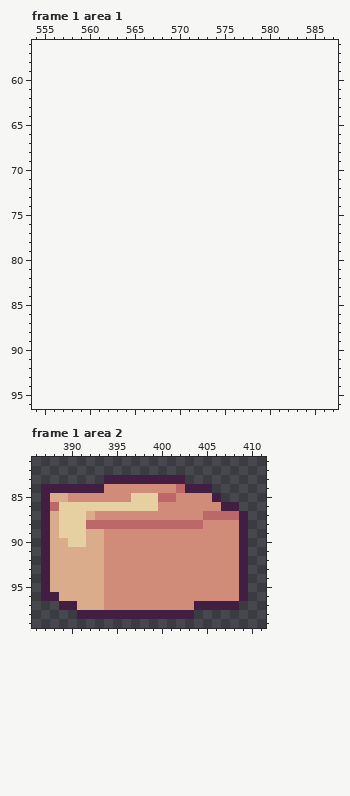
Pixel-art file -- assets/gfx/assets main file.ase. That is the earlier state.
521x100 pixels, 6 frames. Colours within 5 levels of each other are drawn and written as one. Shown: frame 1 area 1: x 554..587, y 56..96; frame 1 area 2: x 386..411, y 81..99. The old version is drawn lined up with the new one, on the new canvas. The commit also changed other frames or places, which this record leaves out.
The same view after the edit:
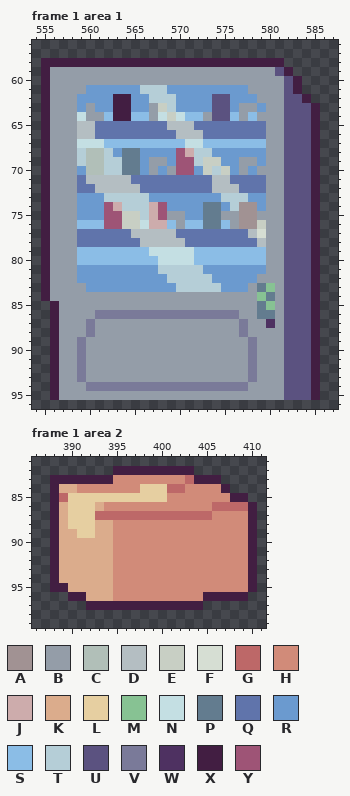
Palette (. is transparent): A #a19293  B #949da8  C #b1bfb8  D #b4bec2  E #c8cfc4  F #d6ded3  G #bd6868  H #d18b79  J #cdacac  K #dbac8c  L #e6cfa1  M #87c293  N #c4dfe3  P #637c8f  Q #6074ab  R #6b9acf  S #8bbde6  T #b5ced7  U #5b5280  V #7a7a99  W #4e3161  X #421e42  Y #9e5476
From old to new:
canvas 521x100 -> 597x100
Changed rows in their new state; - is an unchanged pixel.
Frame 1 area 1:
first column x 555:
58 XXXXXXXXXXXXXXXXXXXXXXXXXXX----
59 XBBBBBBBBBBBBBBBBBBBBBBBBBUX---
60 XBBBBBBBBBBBBBBBBBBBBBBBBBBUX--
61 XBBBBRRRRRRTTTRRRRRRRRRBBBBUX--
62 XBBBRRRRXXRRTTTRRRRUURRRBBBUUX-
63 XBBBRBRRXXRRBETRRRRUURBBRBBUUUX
64 XBBBNBBSXXSSBNENSSBUUSBSBBBUUUX
65 XBBBDDQQQQQQQQDDDQQQQQQQQBBUUUX
66 XBBBDDQQQQQQQQQDDDQQQQQQQBBUUUX
67 XBBBNNNSSSSSSSSSNNSSSSSSSBBUUUX
68 XBBBTCCTRPPRRRRYJTTRRRRRRBBUUUX
69 XBBBTCCTTPPRBBRYYTEERRBBRBBUUUX
70 XBBBRCCTTPPRBRBYYRETERBRBBBUUUX
71 XBBBQDDDDDQQQQQQQQQDDQQQQBBUUUX
72 XBBBQQDDDDDQQQQQQQQDDDQQQBBUUUX
73 XBBBRRRTTTTTRRRRRRRRTTTRRBBUUUX
74 XBBBRRRYJTTTJYRRRRPPRTAARBBUUUX
75 XBBBRRRYYEETJYBBRRPPBBAABBBUUUX
76 XBBBSSSYYEENJJSBSSPPSBAAEBBUUUX
77 XBBBQQQQQQDDDDDQQQQQQQQDFBBUUUX
78 XBBBQQQQQQQDDDDDQQQQQQQQDBBUUUX
79 XBBBSSSSSSSSNNNNNSSSSSSSSBBUUUX
80 XBBBSSSSSSSSSNNNNSSSSSSSSBBUUUX
81 XBBBRRRRRRRRRTTTTTRRRRRRRBBUUUX
82 XBBBRRRRRRRRRRTTTTTRRRRRBBBUUUX
83 XBBBBRRRRRRRRRRTTTTTRRRBPMBUUUX
84 XBBBBBBBBBBBBBBBBBBBBBBBMPBUUUX
85 -XBBBBBBBBBBBBBBBBBBBBBBPMBUUUX
86 -XBBBBVVVVVVVVVVVVVVVVBBPPBUUUX
87 -XBBBVBBBBBBBBBBBBBBBBVBBWBUUUX
88 -XBBBVBBBBBBBBBBBBBBBBVBBBBUUUX
89 -XBBVBBBBBBBBBBBBBBBBBBVBBBUUUX
90 -XBBVBBBBBBBBBBBBBBBBBBVBBBUUUX
91 -XBBVBBBBBBBBBBBBBBBBBBVBBBUUUX
92 -XBBVBBBBBBBBBBBBBBBBBBVBBBUUUX
93 -XBBVBBBBBBBBBBBBBBBBBBVBBBUUUX
94 -XBBBVVVVVVVVVVVVVVVVVVBBBBUUUX
95 -XBBBBBBBBBBBBBBBBBBBBBBBBBUUUX
Frame 1 area 2:
first column x 387:
 82 --------XXXXXXXXX-------
 83 -XXXXXX-HHHHHHHHGXXX----
 84 .-KKHHH----LLLG-HHHHX---
 85 .XGLLLLLLL---LH----HHXX-
 86 .XK---KHHHHHH------GGGGX
 87 .XK--LGGGGGGGGGGGG-HHHHX
 88 .XK--LKKHHHHHHHHHH----HX
 89 .XKK-L-K--------------HX
 90 .X-KK--K--------------HX
 91 .X-----K--------------HX
 92 .X-----K--------------HX
 93 .X-----K--------------HX
 94 .X-----K--------------HX
 95 .XX----K--------------HX
 96 ...XX--K----------XXXX--
 97 --...XXXXXXXXXXXX-....--
 98 ----.............-------
Pixel boxes of the changes (left, top, right, bottom) in both pictures:
added: (41, 58, 320, 400)
changed: (41, 466, 257, 619)
